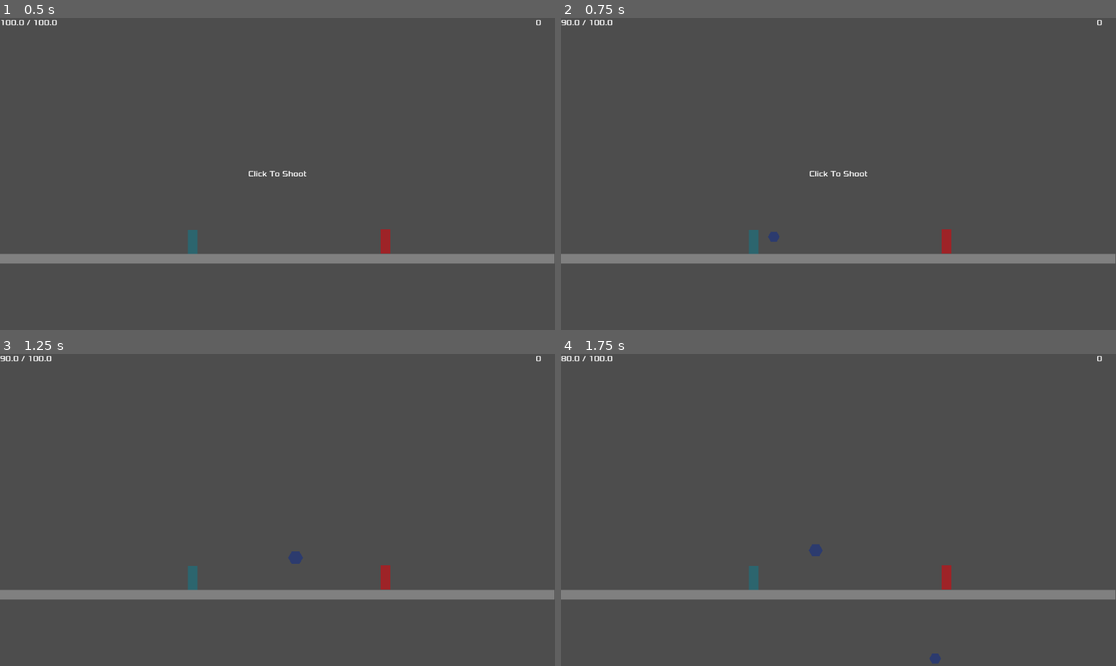
Above: before the commit, frames 1-4 (two rows, left to right).
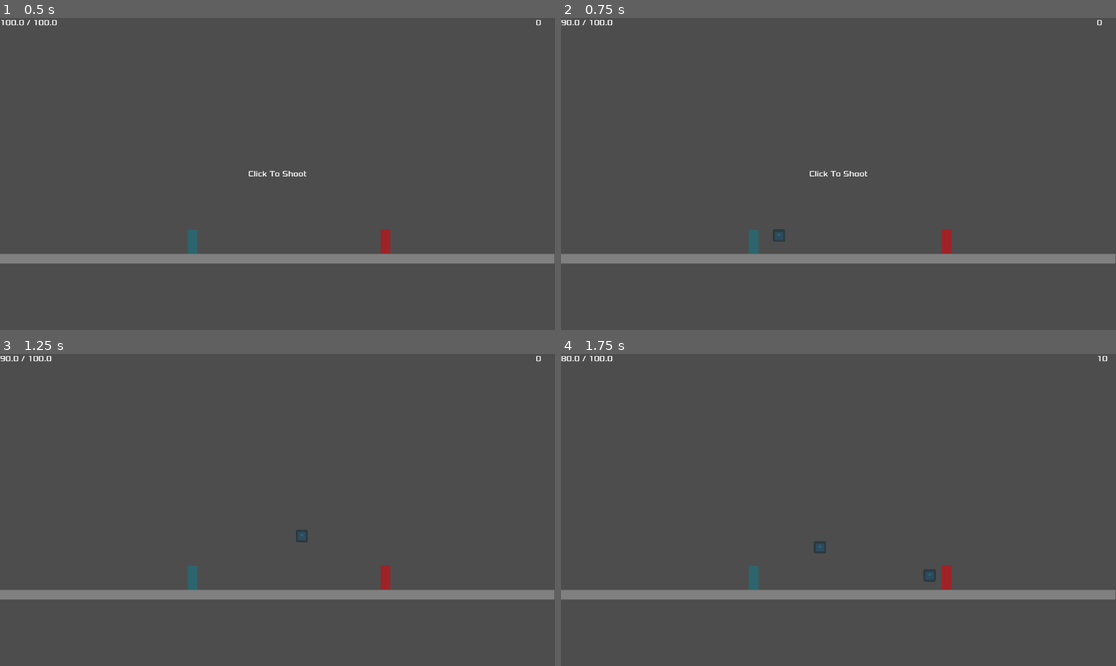
Above: after the commit, the same moments.

Repository: EonViljoen/MerlinEngine
Game: Godot game, scene res://main.tscn
Two runs of this game, one before a commit and one after it. Both use one fixed random seed, a clock stepped at 60 frames per second and the inputs below. The engine's default icon, where the game draws it, is replaced by a stand-in: a white triangle on a blue panel in a dark square.
Inputs (mouse positions are in pixels of both pictures, inside the frame that each line leads up to):
- Up to frame 1 (0.5 s): no input
- Up to frame 2 (0.75 s): tap Enter at 0.5 s; move the mouse to (755, 242) at 0.52 s; click (755, 242) at 0.6 s
- Up to frame 3 (1.25 s): no input
- Up to frame 4 (1.75 s): move the mouse to (727, 525) at 1.27 s; click (727, 525) at 1.35 s

Frame 1 is identical in both runs. In frame 2, less than 0.1% of the frame differs, in the area x 37-41%, y 67-72%; in frame 3, 0.2%; in frame 4, 0.3%, in the area x 44-99%, y 0-100%.

Commit message:
Morne-sensei showed how to do cool shots with experimental projectiles

Diff:
--- /dev/null
+++ b/experimental_projectile.tscn
@@ -0,0 +1,28 @@
+[gd_scene load_steps=5 format=3 uid="uid://tjyscgpv7npt"]
+
+[ext_resource type="Script" uid="uid://b41c02wlipmmu" path="res://scripts/experimental_projectile.gd" id="1_77c7d"]
+[ext_resource type="Texture2D" uid="uid://2sc0qwjtgus5" path="res://icon.svg" id="1_xj0ih"]
+
+[sub_resource type="CircleShape2D" id="CircleShape2D_77c7d"]
+radius = 16.0312
+
+[sub_resource type="CircleShape2D" id="CircleShape2D_xj0ih"]
+radius = 20.025
+
+[node name="experimentalProjectile" type="RigidBody2D"]
+freeze = true
+script = ExtResource("1_77c7d")
+
+[node name="CollisionShape2D" type="CollisionShape2D" parent="."]
+shape = SubResource("CircleShape2D_77c7d")
+
+[node name="Sprite2D" type="Sprite2D" parent="."]
+scale = Vector2(0.2, 0.2)
+texture = ExtResource("1_xj0ih")
+
+[node name="Area2D" type="Area2D" parent="."]
+
+[node name="CollisionShape2D" type="CollisionShape2D" parent="Area2D"]
+shape = SubResource("CircleShape2D_xj0ih")
+
+[connection signal="body_entered" from="Area2D" to="." method="_on_area_2d_body_entered"]
--- a/main.tscn
+++ b/main.tscn
@@ -1,8 +1,9 @@
-[gd_scene load_steps=6 format=3 uid="uid://bfrhvekglh4na"]
+[gd_scene load_steps=7 format=3 uid="uid://bfrhvekglh4na"]
 
 [ext_resource type="PackedScene" uid="uid://dtjaix5asacrc" path="res://character.tscn" id="1_145mt"]
 [ext_resource type="Script" uid="uid://brvsj3m80fgjr" path="res://scripts/target.gd" id="2_ur8c2"]
 [ext_resource type="PackedScene" uid="uid://djwoc85mb6mfu" path="res://hud.tscn" id="3_h2yge"]
+[ext_resource type="PackedScene" uid="uid://tjyscgpv7npt" path="res://experimental_projectile.tscn" id="4_1bvp3"]
 
 [sub_resource type="CanvasTexture" id="CanvasTexture_8uv3a"]
 specular_color = Color(0.501961, 0.501961, 0.501961, 1)
@@ -28,6 +29,7 @@
 [node name="Player" parent="." instance=ExtResource("1_145mt")]
 modulate = Color(0, 0.52549, 0.615686, 0.419608)
 position = Vector2(400, 464)
+projectileScene = ExtResource("4_1bvp3")
 roundingStep = 0.01
 currentManaAmount = 100.0
 maxManaAmount = 100.0
--- a/project.godot
+++ b/project.godot
@@ -17,7 +17,7 @@
 
 [input]
 
-LeftMouseClick={
+ShootProjectile={
 "deadzone": 0.2,
 "events": [Object(InputEventMouseButton,"resource_local_to_scene":false,"resource_name":"","device":-1,"window_id":0,"a …(253 unchanged characters)…
 ]
--- a/projectile.tscn
+++ b/projectile.tscn
@@ -12,8 +12,8 @@
 
 [node name="Projectile" type="Node2D"]
 script = ExtResource("1_a85iw")
-speed = 500.0
-angle = 45.0
+speed = 650.0
+angle = 50.0
 
 [node name="RigidBody2D" type="RigidBody2D" parent="."]
 physics_material_override = SubResource("PhysicsMaterial_qxf0c")
--- /dev/null
+++ b/scripts/experimental_projectile.gd
@@ -0,0 +1,44 @@
+extends RigidBody2D
+
+@onready var area2d: Area2D = $Area2D
+
+var dest: Vector2
+var _start: Vector2
+var tween: Tween
+var casCollided: bool = false
+
+func _ready() -> void:
+	freeze = true
+	_start = global_position
+	animate()
+
+#func _physics_process(delta: float) -> void:
+	#if casCollided:
+		#linear_velocity.
+
+
+func animate():
+	var midPoint: Vector2 = (dest + _start)/2
+	midPoint.y -= 100
+
+	tween = get_tree().create_tween()
+	tween.tween_property(self, "global_position", midPoint, 0.5)
+	tween.tween_property(self, "global_position", dest, 0.5)
+
+
+func _on_area_2d_body_entered(body: Node2D) -> void:
+	if casCollided:
+		return
+	if body.is_in_group("Targets"):
+		body.take_damage(10)
+		tween.kill()
+		casCollided = true
+		var x = func() :
+			freeze = false
+			apply_impulse(Vector2.LEFT * 100)
+		x.call_deferred()
+		var timer = get_tree().create_timer(1.0)
+		timer.timeout.connect(
+			func(): queue_free()
+			)
+		#queue_free()
--- a/scripts/player.gd
+++ b/scripts/player.gd
@@ -19,7 +19,7 @@
 	#setSpawnRange()
 
 func _process(_delta):
-	if Input.is_action_just_released("LeftMouseClick"):
+	if Input.is_action_just_released("ShootProjectile"):
 		castSpell()
 
 func setCurrentMana():
@@ -42,6 +42,7 @@
 		setCurrentMana()
 
 		var spell: Node2D = projectileScene.instantiate()
+		spell.dest = Vector2(800.0, 464.0)
 		self.add_child(spell)
 		spell.global_position.x = self.global_position.x + spawnRange
 
--- a/scripts/projectile.gd
+++ b/scripts/projectile.gd
@@ -10,7 +10,7 @@
 	create_circle(projectileRadius)
 
 
-func _on_rigid_body_2d_body_entered(body: RigidBody2D) -> void:
+func _on_rigid_body_2d_body_entered(body: Node2D):
 	if body.is_in_group("Targets"):
 		body.take_damage(10)
 		queue_free()
Not shown, added: scripts/experimental_projectile.gd.uid
